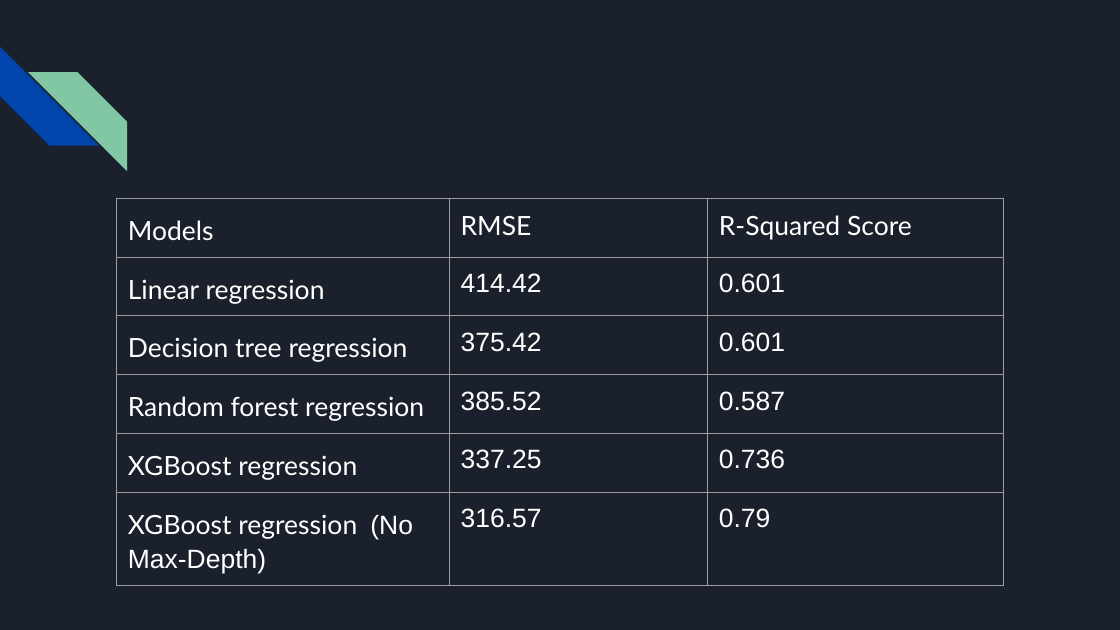
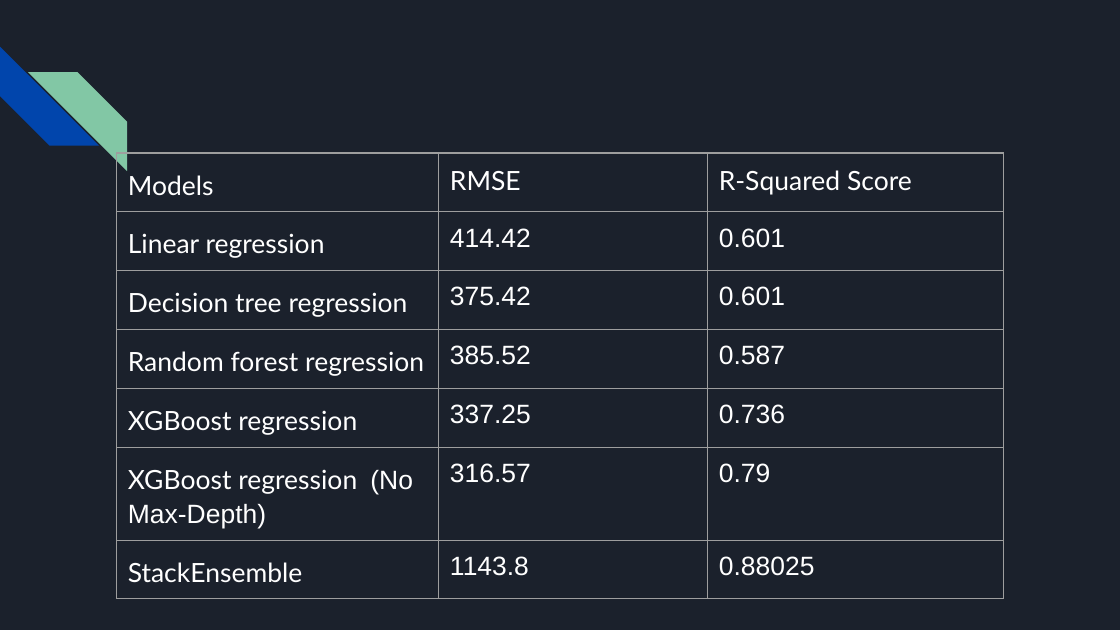
Before and after one commit to yousefelmahdy/Taxi-Trip-Duration-BD, a slide deck: slide 22 of BD Technical Presentation.pptx. Drawn at 1120x630 pixels with LibreOffice and Linux fonts; fonts in the diff are those of the drawing. Boxes give left, top, right and bottom in pixels: in the first picture for what was removed or moved away, otherwise in the second. Text is boxed around its words. In the diff, an @@ line names an element or a change of style, - is before the commit and + after.

```diff
--- a/BD Technical Presentation.pptx
+++ b/BD Technical Presentation.pptx
@@ table at (x1=116, y1=153, x2=1004, y2=587) @@
+row 7: StackEnsemble | 1143.8 | 0.88025
@@ table resized from (x1=116, y1=198, x2=1004, y2=578) to (x1=116, y1=153, x2=1004, y2=587) @@
```
Also in this commit, not shown: 3 slides added.
